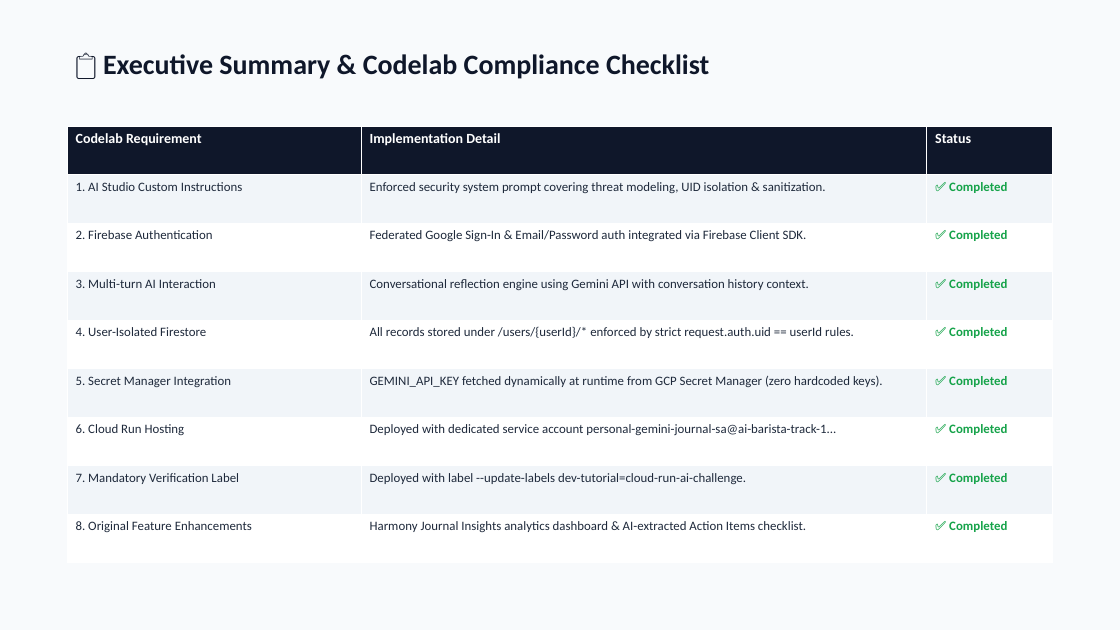
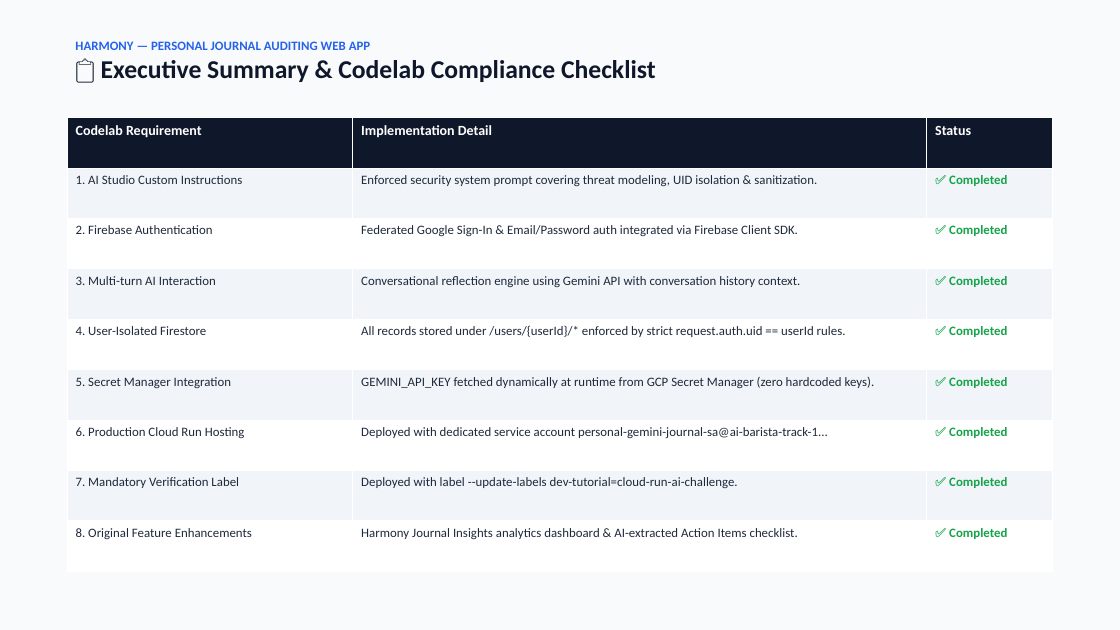
Before and after one commit to DevRanbir/personal-gemini-journal, a slide deck: slide 2 of Harmony_Project_Deck_Architecture.pptx. Drawn at 1120x630 pixels with LibreOffice and Linux fonts; fonts in the diff are those of the drawing. Boxes give left, top, right and bottom in pixels: in the first picture for what was removed or moved away, otherwise in the second. Text is boxed around its words. In the diff, an @@ line names an element or a change of style, - is before the commit and + after.

```diff
--- a/Harmony_Project_Deck_Architecture.pptx
+++ b/Harmony_Project_Deck_Architecture.pptx
@@ text "HARMONY — PERSONAL JOURNAL AUDITING ...": place and size @@
-text "HARMONY — PERSONAL JOURNAL AUDITING ..." at (103,54,709,79)
+text "HARMONY — PERSONAL JOURNAL AUDITING ..." at (75,41,656,82)
@@ text at (75,41,370,50): paragraph added @@
+HARMONY — PERSONAL JOURNAL AUDITING WEB APP
@@ text at (101,60,656,82): size 24 to 22 pt in "📋 Executive Summary & Codelab Compliance Checklist" @@
@@ table at (67,118,1053,571) @@
-row 7, column 1: 6. Cloud Run Hosting
+row 7, column 1: 6. Production Cloud Run Hosting
@@ table: place and size @@
-table at (67,126,1053,563)
+table at (67,118,1053,571)
```
Also in this commit, not shown: 4 other slides changed, 3 slides added, 2 other files.
